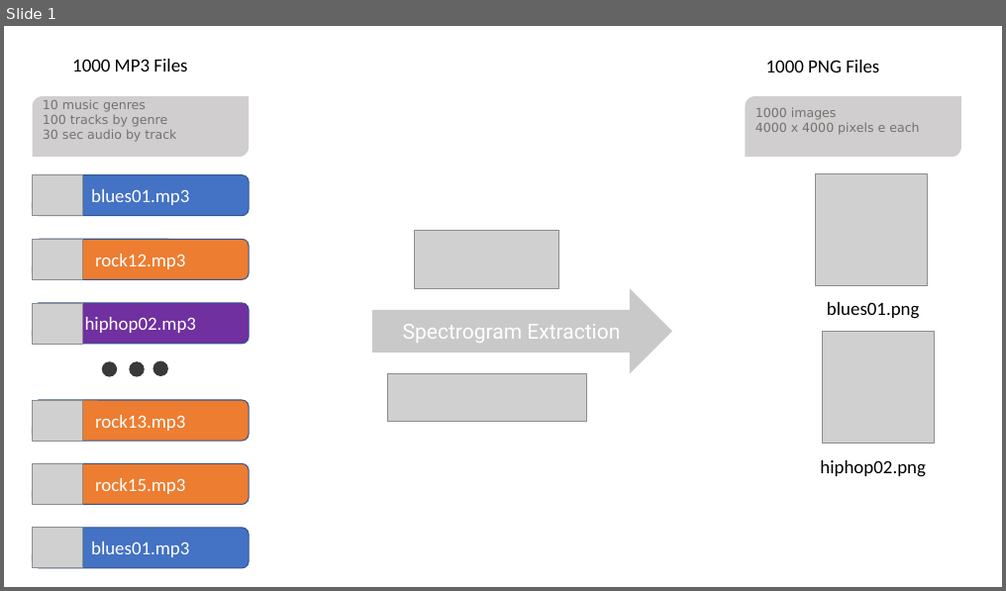
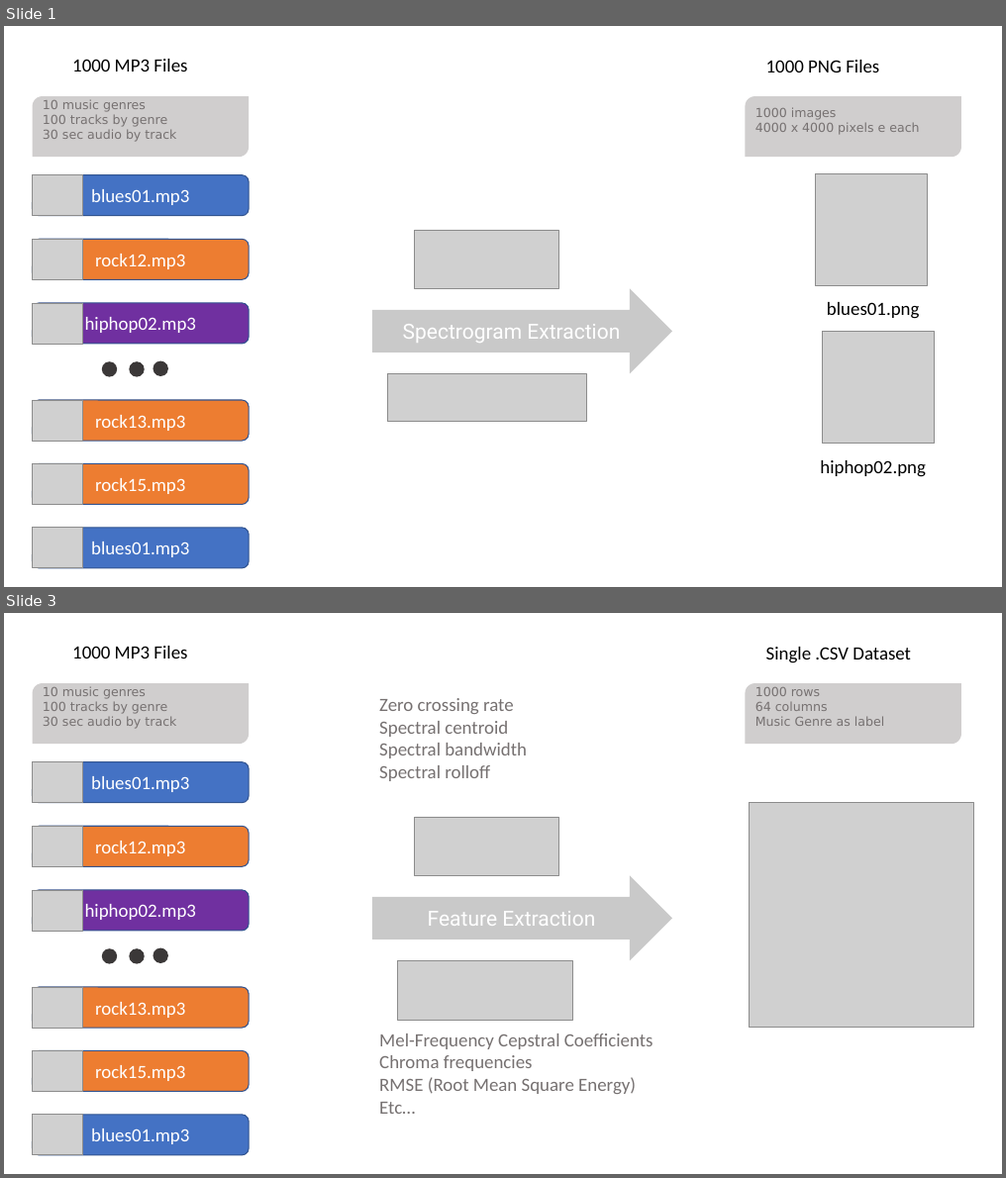
Before and after one commit to andbluedev/Music-Genre-Classification-Notebooks, a slide deck: docs/DocumentationFigures.pptx. Shown one above the other, each under a label of ours: slide 1 before the commit, slides 1 and 3 after it; the slides between them are not shown. The pictures are 1006x591 and 1006x1178 pixels, drawn with LibreOffice and Linux fonts; fonts in the diff are those of the drawing; grey boxes stand for pictures. Boxes give left, top, right and bottom in pixels: in the first picture for what was removed or moved away, otherwise in the second. Text is boxed around its words. In the diff, an @@ line names an element or a change of style, - is before the commit and + after.

Commit message:
Addded Feature Extraction CSV_V2

```diff
--- a/docs/DocumentationFigures.pptx
+++ b/docs/DocumentationFigures.pptx
@@ slide 3 added at bbox=[4, 613, 1002, 1174], background #FFFFFF @@
@@ text added at bbox=[72, 646, 187, 659], 18 pt, text #000000 @@
+1000 MP3 Files
@@ text added at bbox=[766, 647, 911, 663], 18 pt, text #000000 @@
+Single .CSV Dataset
@@ round diag rect added at bbox=[33, 683, 249, 744], fill #D0CECE, 12 pt, text #767171 @@
+10 music genres
+100 tracks by genre
+30 sec audio by track
@@ text added at bbox=[379, 698, 527, 781], 18 pt, text #767171 @@
+Zero crossing rate
+Spectral centroid
+Spectral bandwidth
+Spectral rolloff
@@ round diag rect added at bbox=[746, 683, 961, 744], fill #D0CECE, 12 pt, text #767171 @@
+1000 rows
+64 columns
+Music Genre as label
@@ rounded rectangle added at bbox=[33, 761, 249, 802], fill #4472C4, outline #325491 1 pt, 18 pt, text #FFFFFF @@
+blues01.mp3
@@ picture added at bbox=[33, 761, 83, 802] @@
@@ picture added at bbox=[415, 817, 558, 875] @@
@@ picture added at bbox=[748, 803, 974, 1029] @@
@@ rounded rectangle added at bbox=[33, 827, 249, 866], fill #ED7D31, outline #325491 1 pt, 18 pt, text #FFFFFF @@
+rock12.mp3
@@ picture added at bbox=[33, 827, 83, 866] @@
@@ right arrow added at bbox=[372, 875, 672, 961], fill #C9C9C9, 20 pt, text #FFFFFF @@
+Feature Extraction
@@ rounded rectangle added at bbox=[33, 890, 249, 931], fill #7030A0, outline #325491 1 pt, 18 pt, text #FFFFFF @@
+hiphop02.mp3
@@ picture added at bbox=[33, 890, 83, 931] @@
@@ ellipse added at bbox=[102, 950, 117, 964], fill #3B3838 @@
@@ ellipse added at bbox=[129, 950, 144, 964], fill #3B3838 @@
@@ ellipse added at bbox=[152, 949, 168, 963], fill #3B3838 @@
@@ picture added at bbox=[398, 961, 573, 1020] @@
@@ rounded rectangle added at bbox=[33, 987, 249, 1028], fill #ED7D31, outline #325491 1 pt, 18 pt, text #FFFFFF @@
+rock13.mp3
@@ picture added at bbox=[33, 987, 83, 1028] @@
@@ rounded rectangle added at bbox=[33, 1051, 249, 1091], fill #ED7D31, outline #325491 1 pt, 18 pt, text #FFFFFF @@
+rock15.mp3
@@ picture added at bbox=[33, 1051, 83, 1091] @@
@@ text added at bbox=[379, 1034, 653, 1114], 18 pt, text #767171 @@
+Mel-Frequency Cepstral Coefficients
+Chroma frequencies
+RMSE (Root Mean Square Energy)
+Etc…
@@ rounded rectangle added at bbox=[33, 1115, 249, 1155], fill #4472C4, outline #325491 1 pt, 18 pt, text #FFFFFF @@
+blues01.mp3
@@ picture added at bbox=[33, 1115, 83, 1155] @@
```
Also in this commit, not shown: 1 other slide added, 1 other file.
